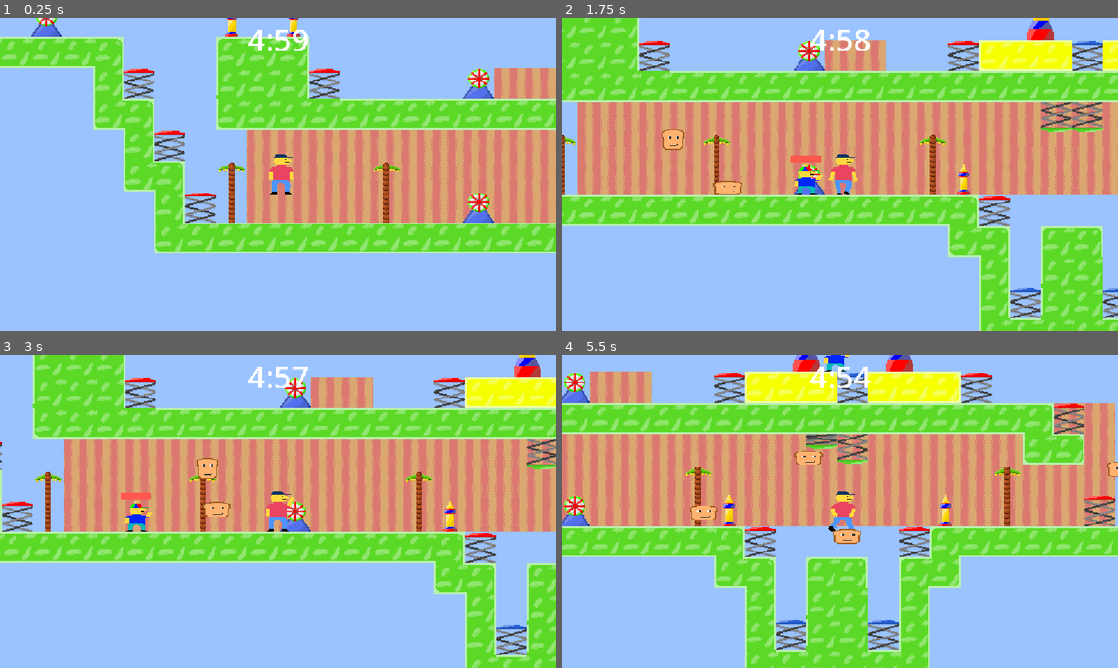
Above: before the commit, frames 1-4 (two rows, left to right).
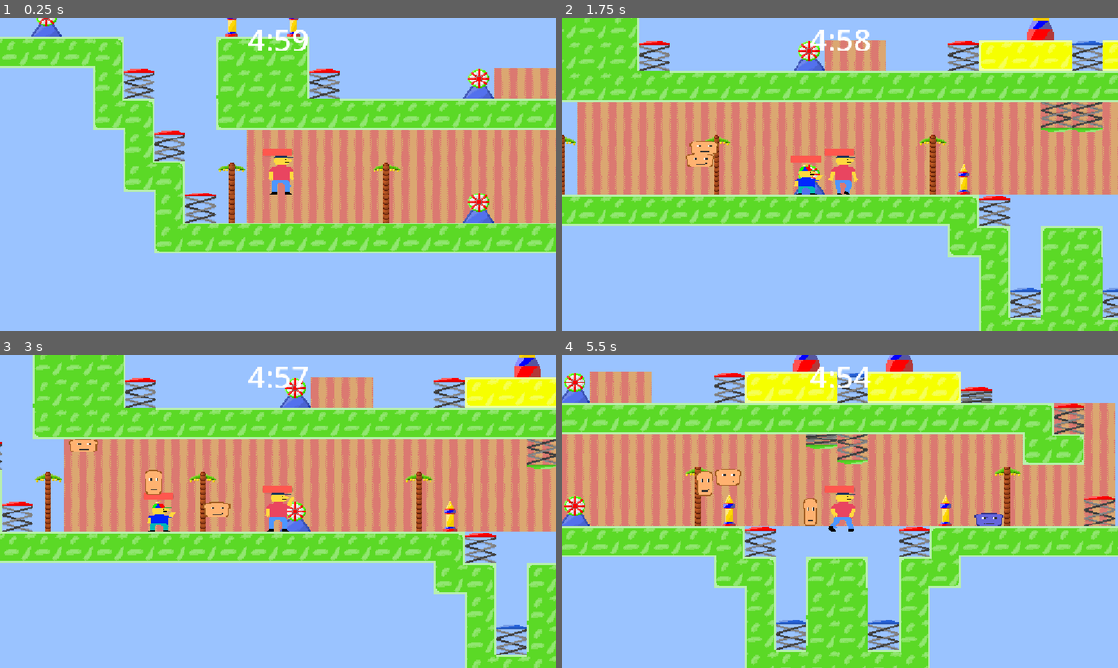
Above: after the commit, the same moments.

Repository: ropva/haven-game
Game: Godot game, scene res://scenes/main.tscn
Same seed, same stepped clock (60 frames per second), same inputs: the game is played once before the commit and once after it.
Inputs:
- Up to frame 1 (0.25 s): no input
- Up to frame 2 (1.75 s): tap Enter (ui_accept) at 0.5, 0.77, 1.52 s; hold F (shoot) 0.53-1.28 s; hold Right (ui_right) from 0.53 s (still down); tap F (shoot) at 1.35 s
- Up to frame 3 (3 s): release Right (ui_right) at 2.03 s; hold Left (ui_left) 2.03-2.78 s; hold F (shoot) 2.03-2.78 s; hold Right (ui_right) from 2.78 s (still down); tap F (shoot) at 2.85 s
- Up to frame 4 (5.5 s): tap Enter (ui_accept) at 3.02, 3.77, 4.52 s; hold F (shoot) 3.53-4.28 s; release Right (ui_right) at 4.28 s; hold Left (ui_left) 4.28-5.03 s; tap F (shoot) at 4.35 s; hold Right (ui_right) from 5.03 s (still down); hold F (shoot) from 5.03 s (still down)

The runs differ from the first frame. In frame 1, 0.1% of the frame differs, in the area x 47-53%, y 41-44%; in frame 2, 0.9%; in frame 3, 1.4%; in frame 4, 2.2%, in the area x 23-100%, y 0-61%.

Commit message:
health and shi

Diff:
--- a/enemy.gd
+++ b/enemy.gd
@@ -14,6 +14,7 @@
 var repath_timer := 0.0
 var shooting =  false
 var health = 100;
+var bodyType = "enemy"
 
 @export var player: CharacterBody2D
 
@@ -109,3 +110,7 @@
 
 func _ready() -> void:
 	$Timer.timeout.connect(shoot)
+
+func enemyTag():
+	#lazy identification meta
+	pass
--- a/enemy.tscn
+++ b/enemy.tscn
@@ -56,8 +56,8 @@
 bg_color = Color(1, 0.3400427, 0.30407533, 1)
 
 [node name="enemy" type="CharacterBody2D" unique_id=1054328299]
-collision_layer = 0
-collision_mask = 8
+collision_layer = 2
+collision_mask = 10
 script = ExtResource("1_4gyqm")
 
 [node name="CollisionShape2D" type="CollisionShape2D" parent="." unique_id=1847780091]
--- a/scenes/bread.gd
+++ b/scenes/bread.gd
@@ -4,9 +4,12 @@
 var speed: int = INITIAL_SPEED
 var direction: Vector2
 var collision_count = 0
+var bodyType = "bread"
+
 
 var squish_tween: Tween
 @export var tile_map_layer: TileMapLayer
+@export var is_good: bool
 
 
 # Called when the node enters the scene tree for the first time.
@@ -20,6 +23,15 @@
 	direction -= Vector2(0, -0.08)
 	var collision = move_and_collide(direction * speed * delta)
 	if collision:
+		if (collision.get_collider() is CharacterBody2D):
+			if(is_good and collision.get_collider().bodyType=="enemy"):
+				collision.get_collider().health -= 5
+				if(collision.get_collider().health<=0):collision.get_collider().queue_free();
+			elif(not is_good and collision.get_collider().bodyType=="player"):
+				collision.get_collider().health -= 5
+				if(collision.get_collider().health<=0):	Global.has_ended=true
+
+
 		collision_count += 0.5
 		direction = direction.bounce(collision.get_normal().rotated(randf_range(-0.01, 0.01)))
 		squish(collision.get_normal())
--- a/scenes/bread.tscn
+++ b/scenes/bread.tscn
@@ -8,7 +8,9 @@
 
 [node name="bread" type="CharacterBody2D" unique_id=1170265474]
 collision_layer = 2
+collision_mask = 3
 script = ExtResource("1_16yqp")
+is_good = true
 
 [node name="Sprite2D" type="Sprite2D" parent="." unique_id=343389894]
 unique_name_in_owner = true
--- a/scenes/main.gd
+++ b/scenes/main.gd
@@ -25,7 +25,7 @@
 func _process(delta: float) -> void:
 	timer = timer-delta
 	%TimerLabel.text=str(int(floor(timer/60)))+":"+str(int(fmod(timer,60.0)))
-	if(timer<0):
+	if(timer<0 or Global.has_ended):
 		%CanvasModulate.visible=true;
 		%TimerLabel.visible=false;
 		%EndGameLabel.visible=true;
--- a/scenes/player.gd
+++ b/scenes/player.gd
@@ -6,8 +6,10 @@
 
 const SPEED = 400.0
 const JUMP_VELOCITY = -600.0
+var health = 200
 
 var shooting = false
+var bodyType = "player"
 
 signal shoot_bread
 signal jump_pad_activated
@@ -36,6 +38,9 @@
 	move_and_slide()
 
 	_check_bounce_tile()
+
+	$Bar.value = health
+
 
 func _check_bounce_tile() -> void:
 	var feet := global_position + Vector2(0, 8)
--- a/scenes/player.tscn
+++ b/scenes/player.tscn
@@ -52,6 +52,9 @@
 "speed": 10.0
 }]
 
+[sub_resource type="StyleBoxFlat" id="StyleBoxFlat_g2els"]
+bg_color = Color(1, 0.3400427, 0.30407533, 1)
+
 [node name="player" type="CharacterBody2D" unique_id=1054328299]
 script = ExtResource("1_3vyb7")
 
@@ -64,3 +67,13 @@
 position = Vector2(3, -11)
 sprite_frames = SubResource("SpriteFrames_3vyb7")
 animation = &"shoot"
+
+[node name="Bar" type="ProgressBar" parent="." unique_id=1623039402]
+unique_name_in_owner = true
+offset_left = -16.0
+offset_top = -26.0
+offset_right = 15.370371
+offset_bottom = -19.0
+theme_override_styles/fill = SubResource("StyleBoxFlat_g2els")
+value = 50.0
+show_percentage = false
